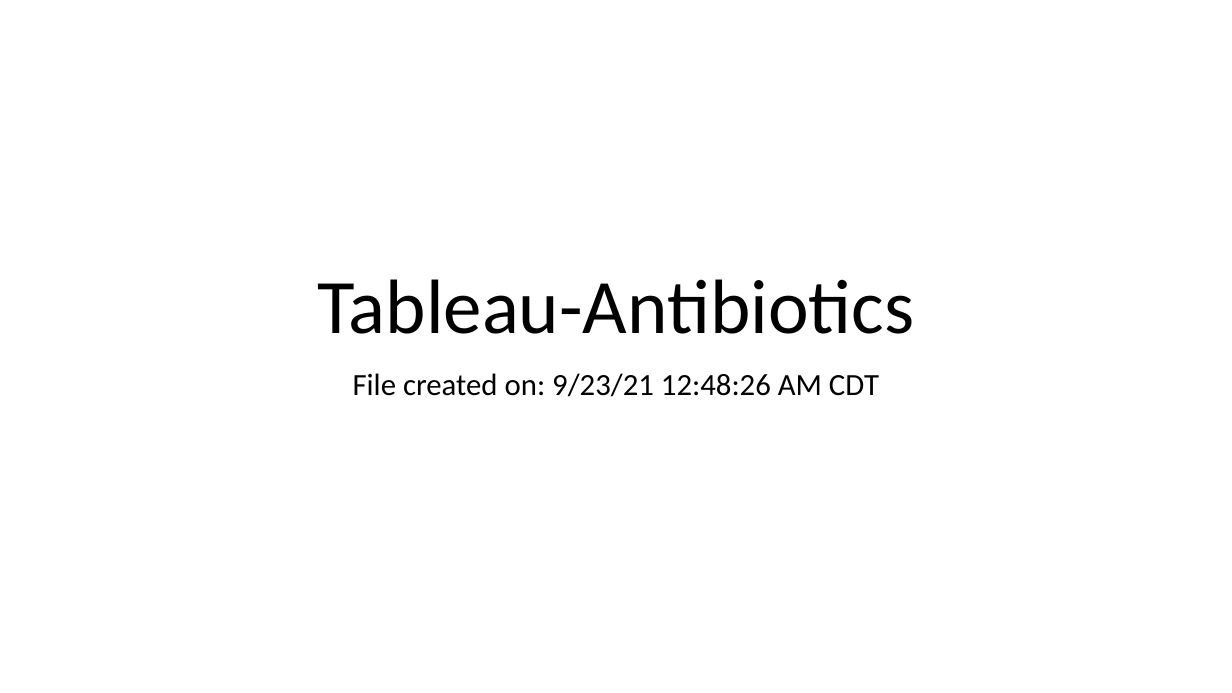
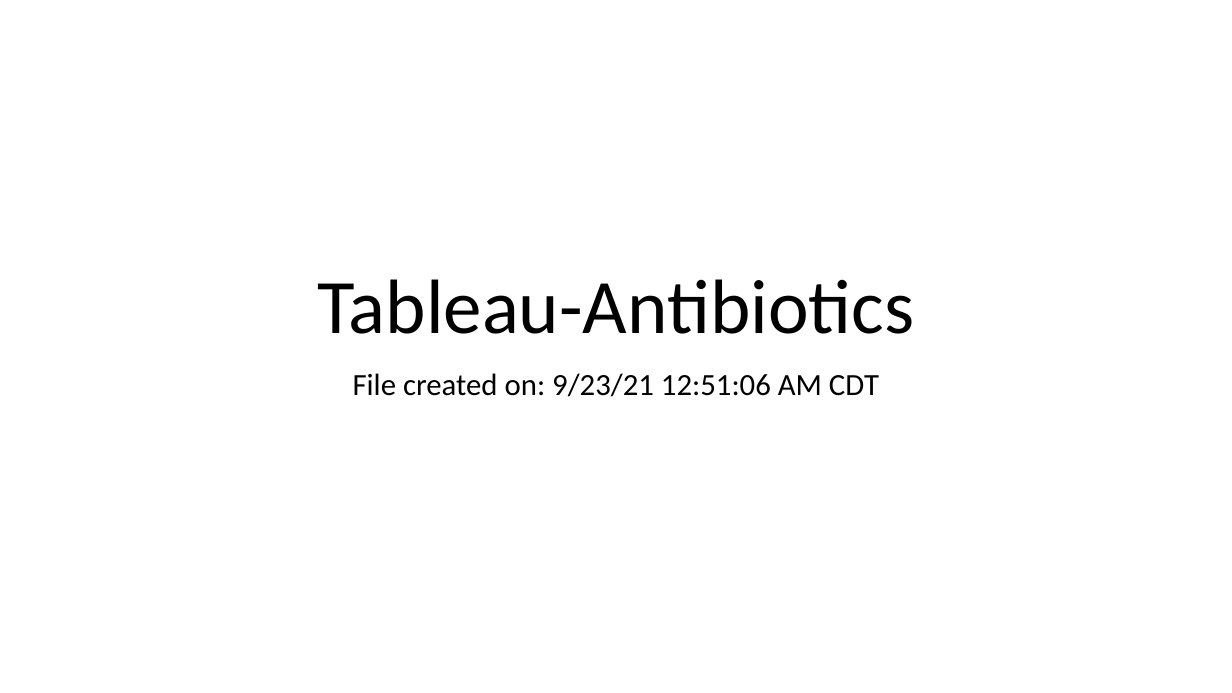
Before and after one commit to Avery2/Antibiotic-Visualization, a slide deck: slide 1 of Tableau-Antibiotics.pptx. Drawn at 1232x693 pixels with LibreOffice and Linux fonts; fonts in the diff are those of the drawing. Boxes give left, top, right and bottom in pixels: in the first picture for what was removed or moved away, otherwise in the second. Text is boxed around its words. In the diff, an @@ line names an element or a change of style, - is before the commit and + after.

```diff
--- a/Tableau-Antibiotics.pptx
+++ b/Tableau-Antibiotics.pptx
@@ subtitle at [353, 373, 879, 397]: text changed @@
-File created on: 9/23/21 12:48:26 AM CDT
+File created on: 9/23/21 12:51:06 AM CDT
```
Also in this commit, not shown: 4 other files.
